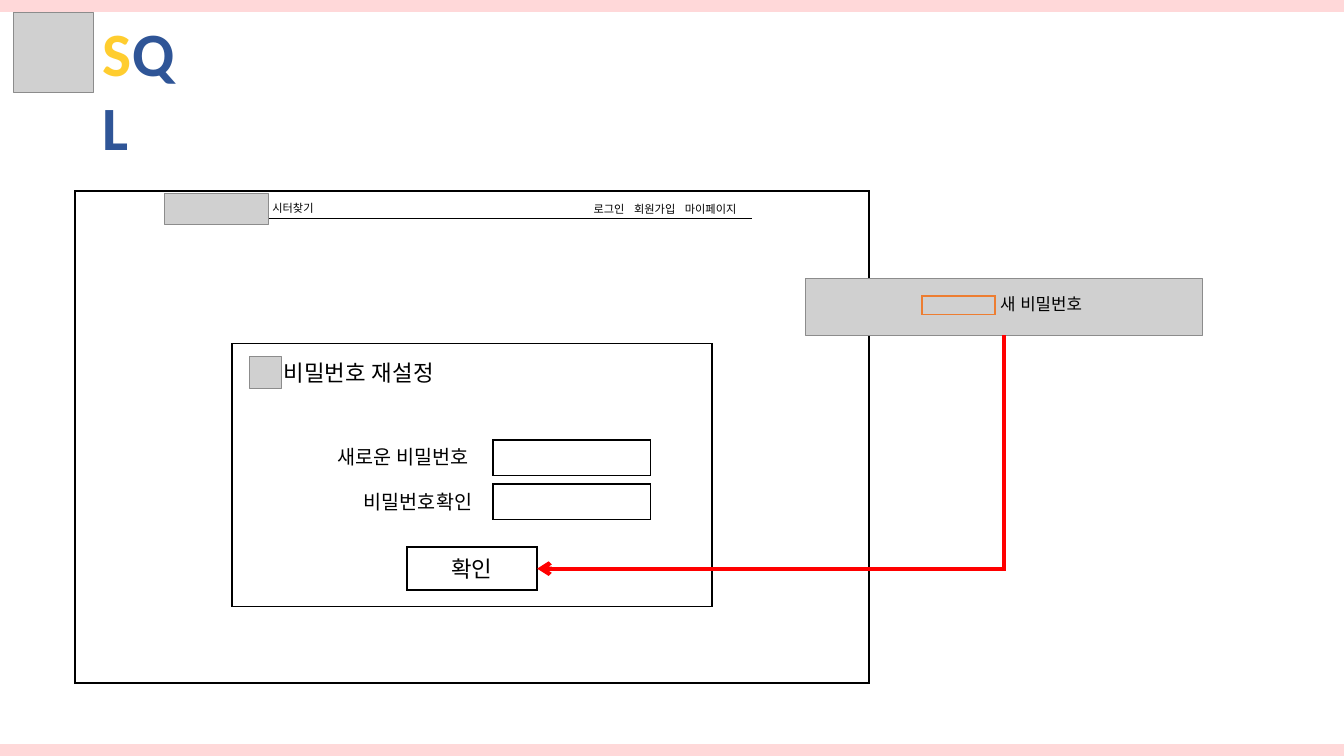
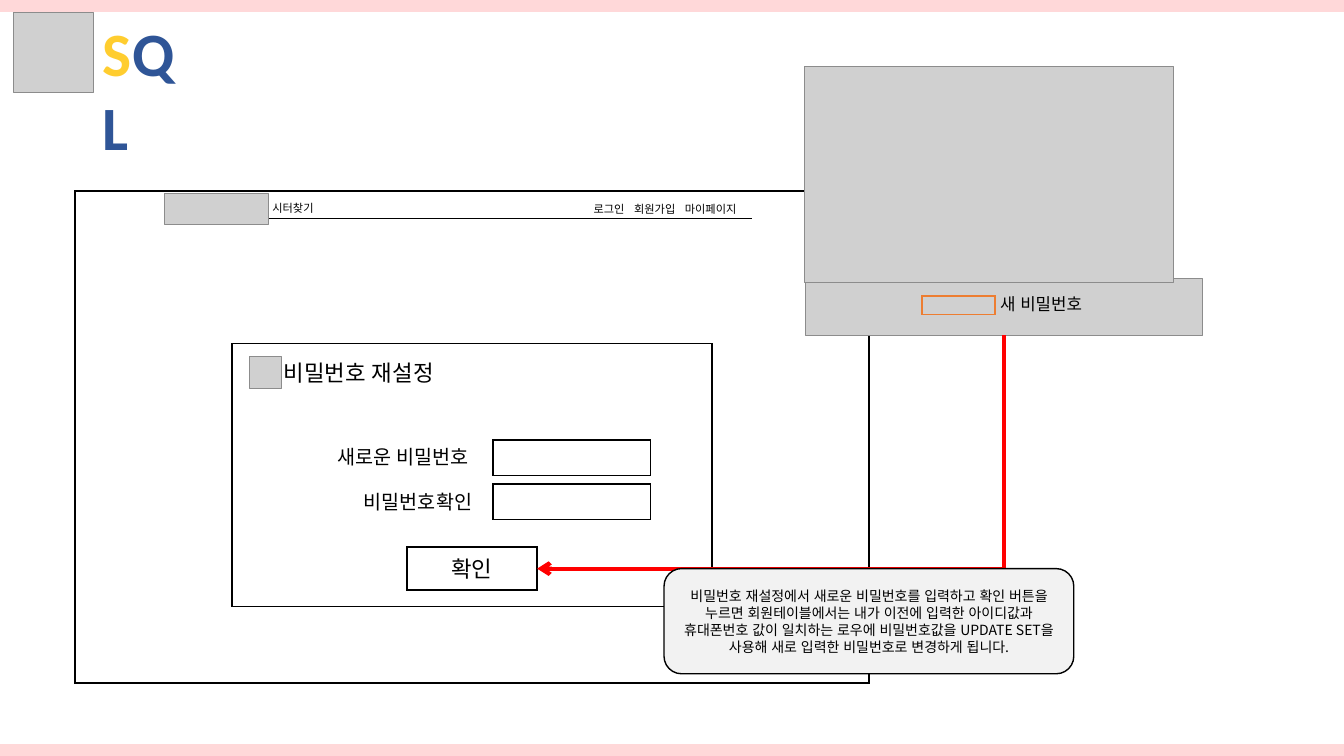
Before and after one commit to hhsw07/ezen-academy-projects, a slide deck: slide 58 of cmk/반려동물관리서비스.pptx (slide 55 before the commit). Drawn at 1344x756 pixels with LibreOffice and Linux fonts; fonts in the diff are those of the drawing; grey boxes stand for pictures. Boxes give left, top, right and bottom in pixels: in the first picture for what was removed or moved away, otherwise in the second. Text is boxed around its words. In the diff, an @@ line names an element or a change of style, - is before the commit and + after.

```diff
--- a/cmk/반려동물관리서비스.pptx
+++ b/cmk/반려동물관리서비스.pptx
@@ picture added at [805, 67, 1175, 283] @@
@@ rounded rectangle added at [664, 569, 1074, 674], fill #F2F2F2, outline #000000 1 pt, 10 pt, text #000000 @@
+비밀번호 재설정에서 새로운 비밀번호를 입력하고 확인 버튼을 누르면 회원테이블에서는 내가 이전에 입력한 아이디값과 휴대폰번호 값이 일치하는 로우에 비밀번호값을 UPDATE SET을 사용해 새로 입력한 비밀번호로 변경하게 됩니다.
```
Also in this commit, not shown: 8 other slides changed, 26 slides added, 1 slide removed.
